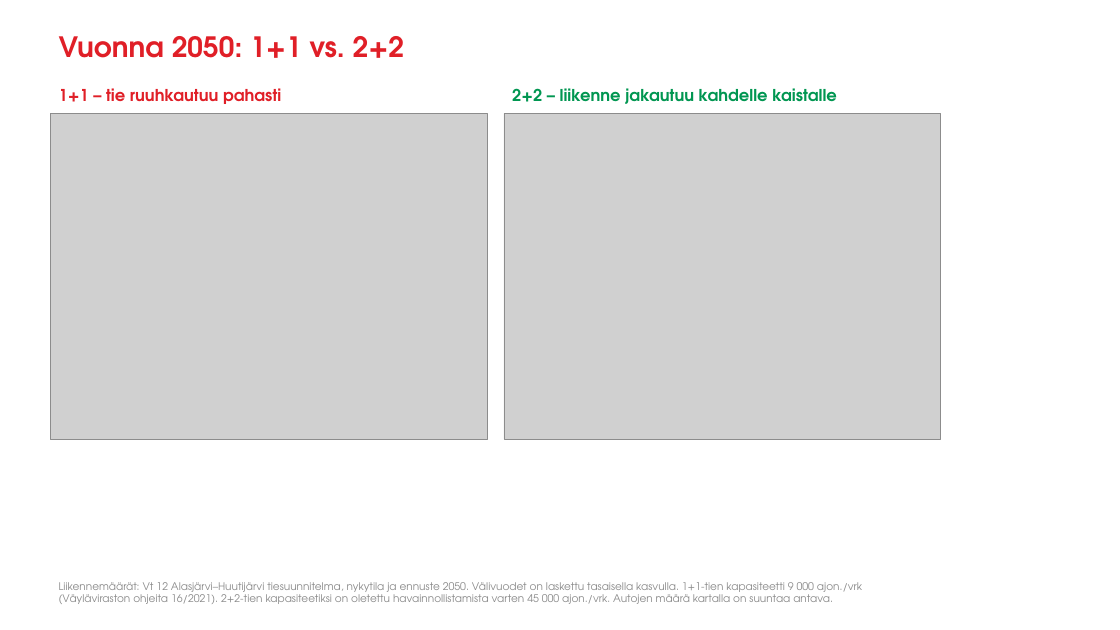
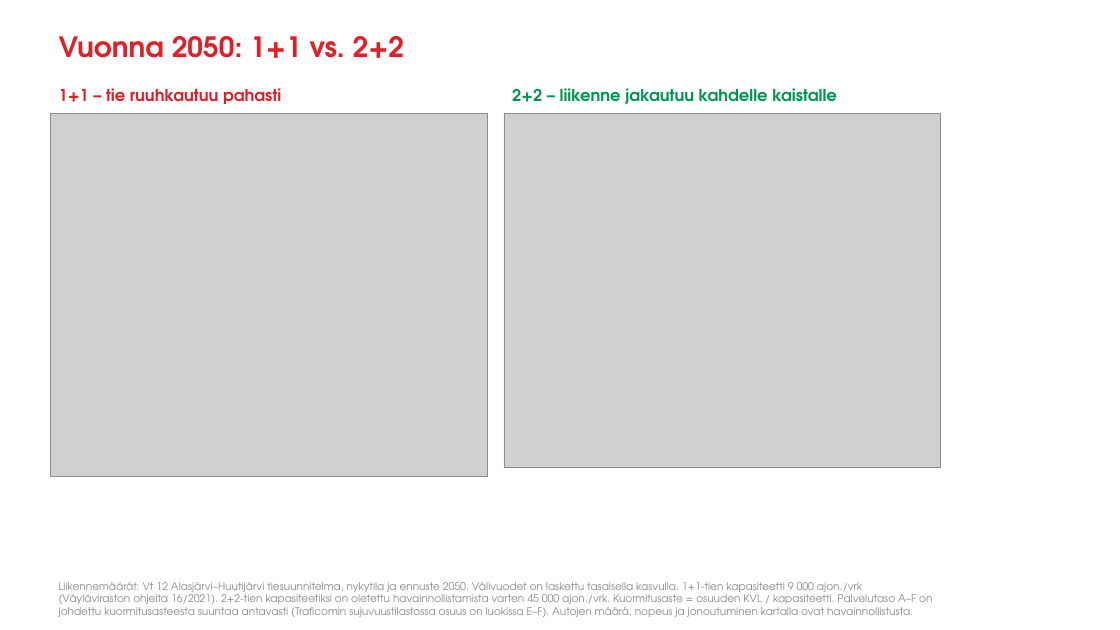
Before and after one commit to kangasalakehitys/vt12, a slide deck: slide 9 of downloads/Vt12_Alasjarvi-Huutijarvi_esitys.pptx. Drawn at 1120x630 pixels with LibreOffice and Linux fonts; fonts in the diff are those of the drawing; grey boxes stand for pictures; background and template pictures are left out. Boxes give left, top, right and bottom in pixels: in the first picture for what was removed or moved away, otherwise in the second. Text is boxed around its words. In the diff, an @@ line names an element or a change of style, - is before the commit and + after.

```diff
--- a/downloads/Vt12_Alasjarvi-Huutijarvi_esitys.pptx
+++ b/downloads/Vt12_Alasjarvi-Huutijarvi_esitys.pptx
@@ picture: place and size @@
-picture at <box>50,113,487,439</box>
+picture at <box>50,113,487,477</box>
@@ picture: place and size @@
-picture at <box>504,113,941,439</box>
+picture at <box>504,113,941,468</box>
@@ text at <box>59,582,932,617</box>: text changed @@
-Liikennemäärät: Vt 12 Alasjärvi–Huutijärvi tiesuunnitelma, nykytila ja ennuste 2050. Välivuodet on laskettu tasaisella kasvulla. 1+1-tien kapasiteetti 9 000 ajon./vrk (Väyläviraston ohjeita 16/2021). 2+2-tien kapasiteetiksi on oletettu havainnollistamista varten 45 000 ajon./vrk. Autojen määrä kartalla on suuntaa antava.
+Liikennemäärät: Vt 12 Alasjärvi–Huutijärvi tiesuunnitelma, nykytila ja ennuste 2050. Välivuodet on laskettu tasaisella kasvulla. 1+1-tien kapasiteetti 9 000 ajon./vrk (Väyläviraston ohjeita 16/2021). 2+2-tien kapasiteetiksi on oletettu havainnollistamista varten 45 000 ajon./vrk. Kuormitusaste = osuuden KVL / kapasiteetti. Palvelutaso A–F on johdettu kuormitusasteesta suuntaa antavasti (Traficomin sujuvuustilastossa osuus on luokissa E–F). Autojen määrä, nopeus ja jonoutuminen kartalla ovat havainnollistusta.
```
Also in this commit, not shown: 4 other slides changed, 23 other files.
